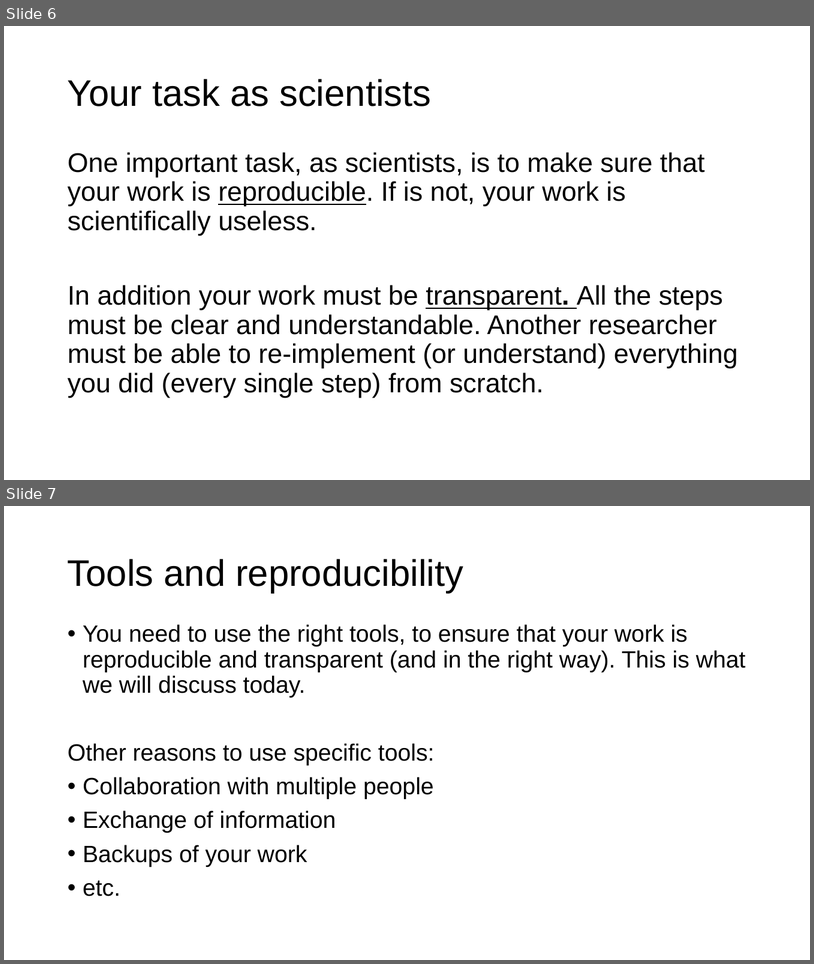
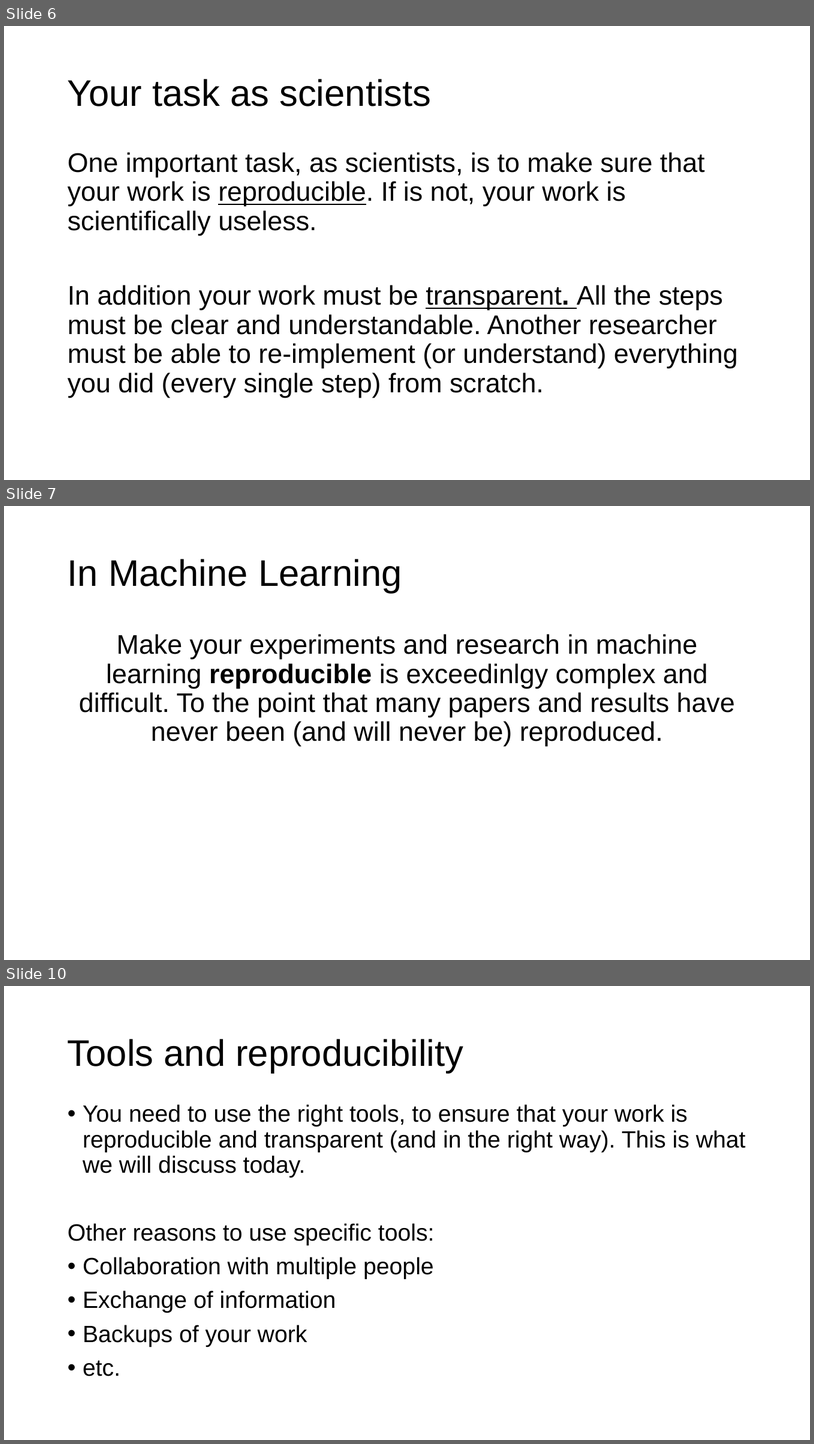
Before and after one commit to toelt-llc/MACHINE-LEARNING-SCHOOL-INAF, a slide deck: DAY1/04 - Introduction to python and scikit-learn/Introduction Python and Scikit-learn.pptx. Shown one above the other, each under a label of ours: slides 6 and 7 before the commit, slides 6, 7 and 10 after it; the slides between them are not shown. The pictures are 814x964 and 814x1444 pixels, drawn with LibreOffice and Linux fonts; fonts in the diff are those of the drawing; background and template pictures are left out. Boxes give left, top, right and bottom in pixels: in the first picture for what was removed or moved away, otherwise in the second. Text is boxed around its words. In the diff, an @@ line names an element or a change of style, - is before the commit and + after.

```diff
--- a/DAY1/04 - Introduction to python and scikit-learn/Introduction Python and Scikit-learn.pptx
+++ b/DAY1/04 - Introduction to python and scikit-learn/Introduction Python and Scikit-learn.pptx
@@ slide 7 added at box(4, 506, 810, 960), background #FFFFFF @@
@@ title added at box(68, 559, 402, 593), 33 pt, text #000000 @@
+In Machine Learning
@@ text added at box(79, 634, 735, 746), 24 pt, text #000000 @@
+Make your experiments and research in machine learning reproducible is exceedinlgy complex and difficult. To the point that many papers and results have never been (and will never be) reproduced.
@@ what was slide 7 is now slide 10 @@
```
Also in this commit, not shown: 3 other slides added, 1 slide removed, 3 other files.
